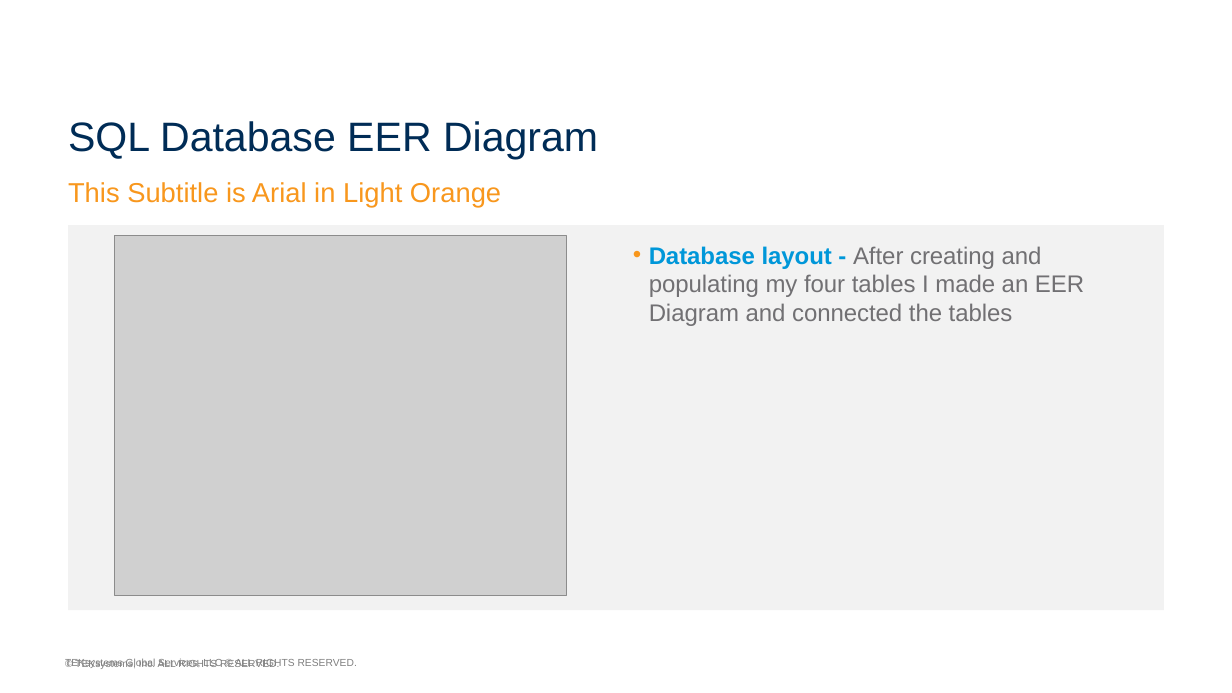
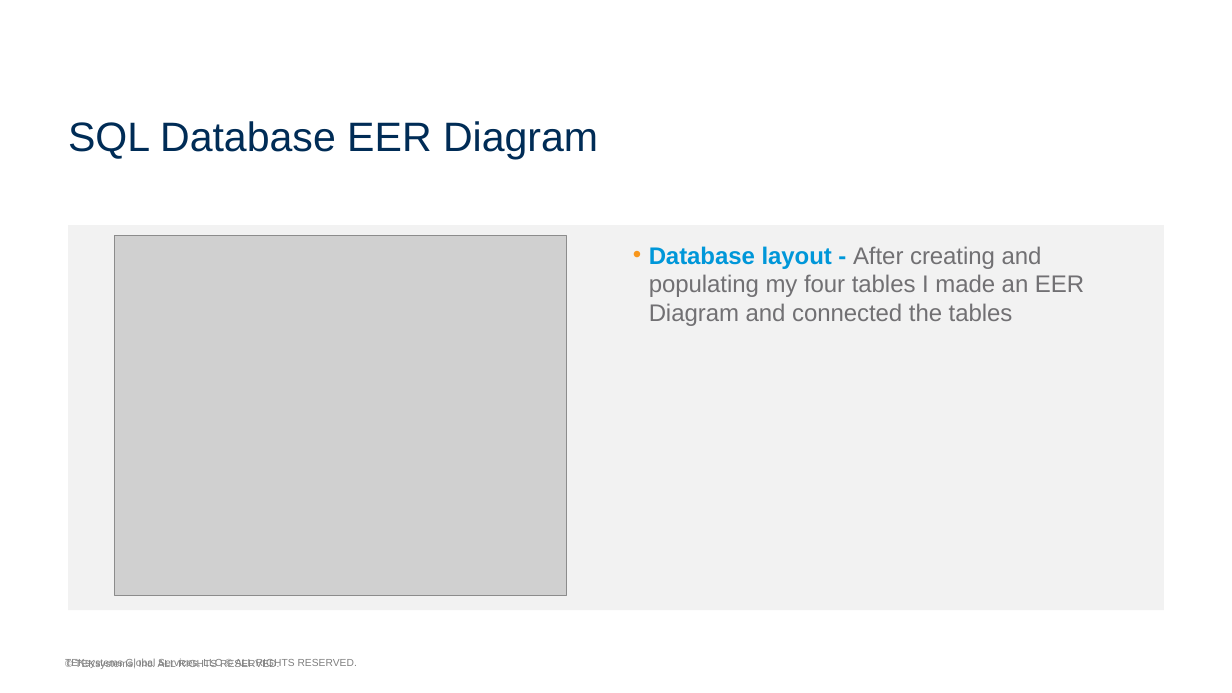
Before and after one commit to tuckwatson/bootcamp, a slide deck: slide 4 of Watson_Tucker_Capstone1/Tractortek sales report.pptx. Drawn at 1232x693 pixels with LibreOffice and Linux fonts; fonts in the diff are those of the drawing; grey boxes stand for pictures; background and template pictures are left out. Boxes give left, top, right and bottom in pixels: in the first picture for what was removed or moved away, otherwise in the second. Text is boxed around its words. In the diff, an @@ line names an element or a change of style, - is before the commit and + after.

Commit message:
final commit

```diff
--- a/Watson_Tucker_Capstone1/Tractortek sales report.pptx
+++ b/Watson_Tucker_Capstone1/Tractortek sales report.pptx
@@ text removed at [68,182,501,207] @@
-This Subtitle is Arial in Light Orange
```
